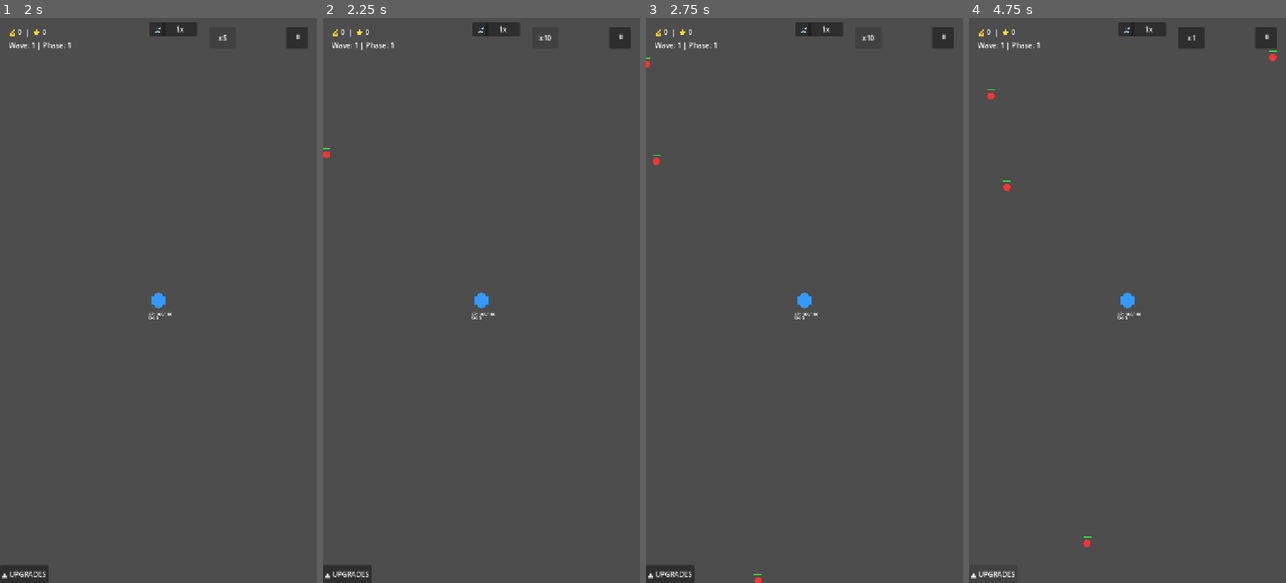
Above: before the commit, frames 1-4 (left to right).
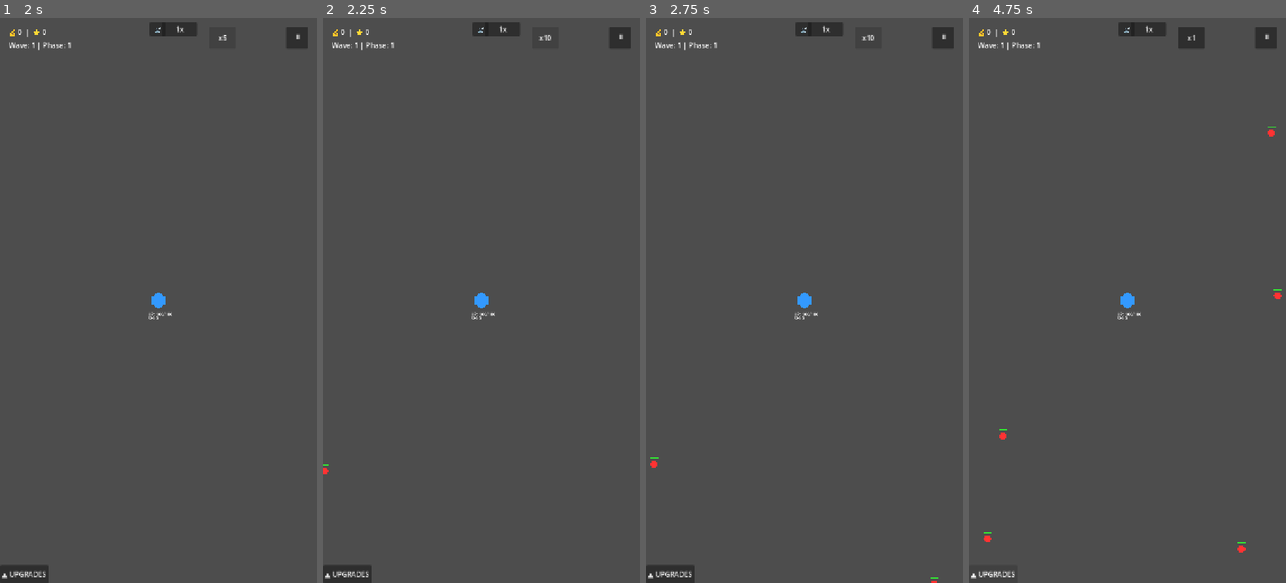
Above: after the commit, the same moments.

Repository: elydarstudio/Base_Defence
Game: Godot game, scene res://Scenes/StartMenu.tscn
The game is run twice, just before and just after one commit, with the same random seed, the same clock (stepped at 60 frames per second) and the same inputs. Sound files missing from this copy of the repository are replaced by a short silence.
Inputs:
- Up to frame 1 (2 s): click "PLAY" at 0.5 s; click "x1" at 1.25 s
- Up to frame 2 (2.25 s): click "x5" at 2 s
- Up to frame 3 (2.75 s): no input
- Up to frame 4 (4.75 s): click "x10" at 2.75 s; click "▲ UPGRADES" at 3.5 s; click "▼ UPGRADES" at 4.25 s

Frame 1 is identical in both runs. In frame 2, less than 0.1% of the frame differs, in the area x 0-3%, y 23-81%; in frame 3, 0.1%; in frame 4, 0.3%, in the area x 4-99%, y 5-95%.

Commit message:
Refactored main.gd added spawnmanager to handle all logic, functioning

Diff:
--- a/base-defence/Scripts/main.gd
+++ b/base-defence/Scripts/main.gd
@@ -2,10 +2,6 @@
 
 # ── Scenes ────────────────────────────────────
 var bullet_scene = preload("res://Scenes/projectile.tscn")
-var enemy_scene = preload("res://Scenes/enemy.tscn")
-var brute_scene = preload("res://Scenes/brute.tscn")
-var runner_scene = preload("res://Scenes/runner.tscn")
-var boss_scene = preload("res://Scenes/boss.tscn")
 var damage_number_scene = preload("res://Scenes/damage_number.tscn")
 
 # ── Game Speed ────────────────────────────────
@@ -13,8 +9,6 @@
 var speed_steps: Array = [1.0, 1.5, 2.0]
 
 # ── Spawn ─────────────────────────────────────
-var spawn_timer: float = 0.0
-var spawn_edge: int = 0
 var enemies_to_spawn: int = 0
 var enemies_spawned: int = 0
 var wave_complete: bool = false
@@ -178,35 +172,8 @@
 	"UTILLocked": 999,
 }
 
-
-func debug_check():
-	print("=== DEBUG CHECK START ===")
-
-	var base = get_node_or_null("Base")
-	print("Base exists:", base != null)
-
-	var ui = get_node_or_null("UI")
-	print("UI exists:", ui != null)
-
-	var panel = get_node_or_null("UI/UpgradePanel")
-	print("UpgradePanel exists:", panel != null)
-
-	var atk_btn = get_node_or_null("UI/UpgradePanel/ColumnsContainer/ATKColumn/ATKSpdButton")
-	print("ATKSpdButton exists:", atk_btn != null)
-
-	var tooltip = get_node_or_null("UI/TooltipPanel")
-	print("TooltipPanel exists:", tooltip != null)
-
-	print("=== DEBUG CHECK END ===")
-
-
 # ── Ready ─────────────────────────────────────
 func _ready():
-	enemy_scene = preload("res://Scenes/enemy.tscn")
-	brute_scene = preload("res://Scenes/brute.tscn")
-	runner_scene = preload("res://Scenes/runner.tscn")
-	boss_scene = preload("res://Scenes/boss.tscn")
-	damage_number_scene = preload("res://Scenes/damage_number.tscn")
 	phase = SaveManager.data.get("start_phase", 1)
 	difficulty = (phase - 1) * 10
 	$Base.set_bullet_scene(bullet_scene)
@@ -216,7 +183,8 @@
 	$UpgradeManager.apply_workshop_floors()
 	$UIManager.setup(self, $Base)
 	$UIManager.apply_unlock_level()
-	enemies_to_spawn = _get_wave_enemy_count()
+	$SpawnManager.setup(self)
+	enemies_to_spawn = $SpawnManager.get_wave_enemy_count()
 	tooltip_buttons = {
 		$UI/UpgradePanel/ColumnsContainer/ATKColumn/ATKSpdButton: "atk_spd",
 		$UI/UpgradePanel/ColumnsContainer/ATKColumn/DmgButton: "damage",
@@ -249,58 +217,7 @@
 func _process(delta):
 	if game_over or boss_wave or wave_complete:
 		return
-	spawn_timer += delta
-	var current_spawn_interval = (0.8 / (1.0 + (difficulty * 0.09))) * randf_range(0.8, 1.2)
-	if spawn_timer >= current_spawn_interval and enemies_spawned < enemies_to_spawn:
-		spawn_timer = 0.0
-		enemies_spawned += 1
-		_spawn_enemy()
-
-# ── Spawning ──────────────────────────────────
-func _get_wave_enemy_count() -> int:
-	return int(BASE_ENEMIES_PER_WAVE + (wave * ENEMIES_PER_WAVE_WAVE_SCALING) + (phase * ENEMIES_PER_WAVE_PHASE_SCALING))
-
-func _get_spawn_scene() -> PackedScene:
-	if phase < 2:
-		return enemy_scene
-	var brute_every: int = max(6, 10 - (phase - 2))
-	var runner_every: int = max(4, 8 - (phase - 3)) if phase >= 3 else 0
-	if runner_every > 0 and enemies_spawned % runner_every == 0:
-		return runner_scene
-	if enemies_spawned % brute_every == 0:
-		return brute_scene
-	return enemy_scene
-
-func _spawn_enemy():
-	var scene = _get_spawn_scene()
-	var e = scene.instantiate()
-	add_child(e)
-	e.setup($Base, self)
-	e.scale_to_wave(difficulty)
-	e.global_position = _random_edge_position()
-
-func _random_edge_position() -> Vector2:
-	spawn_edge = (spawn_edge + 1) % 6
-	match spawn_edge:
-		0: return Vector2(randf_range(-240, 960), -500)
-		1: return Vector2(randf_range(-240, 960), 1800)
-		2: return Vector2(-240, randf_range(-500, 1800))
-		3: return Vector2(-240, randf_range(-500, 1800))
-		4: return Vector2(960, randf_range(-500, 1800))
-		5: return Vector2(960, randf_range(-500, 1800))
-	return Vector2.ZERO
-
-func _spawn_boss():
-	boss_wave = true
-	boss_alive = true
-	var b = boss_scene.instantiate()
-	add_child.call_deferred(b)
-	b.setup($Base, self)
-	b.scale_to_phase(phase)
-	b.global_position = Vector2(360, -40)
-	$UI/WaveLabel.text = "⚠ BOSS WAVE ⚠ | Phase: " + str(phase)
-	$UIManager.boss_spawn_flash()
-	AudioManager.play(AudioManager.sfx_boss_spawn)
+	$SpawnManager.tick(delta)
 
 # ── Wave Progression ──────────────────────────
 func on_enemy_killed():
@@ -314,7 +231,7 @@
 	wave += 1
 	difficulty += 1
 	enemies_spawned = 0
-	enemies_to_spawn = _get_wave_enemy_count()
+	enemies_to_spawn = $SpawnManager.get_wave_enemy_count()
 	wave_complete = false
 	if wave % 10 != 0:
 		$UIManager.wave_complete_flash()
@@ -324,7 +241,7 @@
 	SaveManager.data["legacy_points"] += lp_total
 	SaveManager.save_game()
 	if wave % 10 == 0:
-		_spawn_boss()
+		$SpawnManager.spawn_boss()
 	else:
 		_update_ui()
 
@@ -335,7 +252,7 @@
 	phase += 1
 	difficulty += int(pow(phase, 1.8) * 3)
 	enemies_spawned = 0
-	enemies_to_spawn = _get_wave_enemy_count()
+	enemies_to_spawn = $SpawnManager.get_wave_enemy_count()
 	wave_complete = false
 	enemies_killed = 0
 	if phase > SaveManager.data["max_start_phase"]:
@@ -385,7 +302,6 @@
 
 func _update_ui():
 	$UIManager.update_ui()
-
 
 func _on_tooltip_timer_timeout():
 	$UIManager.on_tooltip_timer_timeout()
@@ -418,7 +334,6 @@
 		SaveManager.save_game()
 		$UIManager.apply_unlock_level()
 
-
 # ── Pause ─────────────────────────────────────
 func _on_pause_button_pressed():
 	get_tree().paused = true
--- /dev/null
+++ b/base-defence/Scripts/spawnmanager.gd
@@ -0,0 +1,80 @@
+extends Node
+
+# ══════════════════════════════════════════════
+# SpawnManager
+# Owns all enemy spawn logic for the main game scene.
+# Add as child of Main, call setup() in main._ready().
+# Future game modes override spawn behavior here only.
+# ══════════════════════════════════════════════
+
+var main: Node = null
+
+var enemy_scene: PackedScene = preload("res://Scenes/enemy.tscn")
+var brute_scene: PackedScene = preload("res://Scenes/brute.tscn")
+var runner_scene: PackedScene = preload("res://Scenes/runner.tscn")
+var boss_scene: PackedScene = preload("res://Scenes/boss.tscn")
+
+var spawn_timer: float = 0.0
+var spawn_edge: int = 0
+
+func setup(main_node: Node) -> void:
+	main = main_node
+
+# ── Wave enemy count ──────────────────────────
+func get_wave_enemy_count() -> int:
+	return int(main.BASE_ENEMIES_PER_WAVE + (main.wave * main.ENEMIES_PER_WAVE_WAVE_SCALING) + (main.phase * main.ENEMIES_PER_WAVE_PHASE_SCALING))
+
+# ── Spawn tick — call from main._process() ────
+func tick(delta: float) -> void:
+	spawn_timer += delta
+	var current_spawn_interval = (0.8 / (1.0 + (main.difficulty * 0.09))) * randf_range(0.8, 1.2)
+	if spawn_timer >= current_spawn_interval and main.enemies_spawned < main.enemies_to_spawn:
+		spawn_timer = 0.0
+		main.enemies_spawned += 1
+		_spawn_enemy()
+
+# ── Enemy selection ───────────────────────────
+func _get_spawn_scene() -> PackedScene:
+	if main.phase < 2:
+		return enemy_scene
+	var brute_every: int = max(6, 10 - (main.phase - 2))
+	var runner_every: int = max(4, 8 - (main.phase - 3)) if main.phase >= 3 else 0
+	if runner_every > 0 and main.enemies_spawned % runner_every == 0:
+		return runner_scene
+	if main.enemies_spawned % brute_every == 0:
+		return brute_scene
+	return enemy_scene
+
+# ── Spawn enemy ───────────────────────────────
+func _spawn_enemy() -> void:
+	var scene = _get_spawn_scene()
+	var e = scene.instantiate()
+	main.add_child(e)
+	e.setup(main.get_node("Base"), main)
+	e.scale_to_wave(main.difficulty)
+	e.global_position = _random_edge_position()
+
+# ── Spawn boss ────────────────────────────────
+func spawn_boss() -> void:
+	main.boss_wave = true
+	main.boss_alive = true
+	var b = boss_scene.instantiate()
+	main.add_child.call_deferred(b)
+	b.setup(main.get_node("Base"), main)
+	b.scale_to_phase(main.phase)
+	b.global_position = Vector2(360, -40)
+	main.get_node("UI/WaveLabel").text = "⚠ BOSS WAVE ⚠ | Phase: " + str(main.phase)
+	main.get_node("UIManager").boss_spawn_flash()
+	AudioManager.play(AudioManager.sfx_boss_spawn)
+
+# ── Edge positions ────────────────────────────
+func _random_edge_position() -> Vector2:
+	spawn_edge = (spawn_edge + 1) % 6
+	match spawn_edge:
+		0: return Vector2(randf_range(-240, 960), -500)
+		1: return Vector2(randf_range(-240, 960), 1800)
+		2: return Vector2(-240, randf_range(-500, 1800))
+		3: return Vector2(-240, randf_range(-500, 1800))
+		4: return Vector2(960, randf_range(-500, 1800))
+		5: return Vector2(960, randf_range(-500, 1800))
+	return Vector2.ZERO
--- a/base-defence/main.tscn
+++ b/base-defence/main.tscn
@@ -5,6 +5,7 @@
 [ext_resource type="Script" uid="uid://yp36w3gewaxo" path="res://Scripts/economymanager.gd" id="3_h2yge"]
 [ext_resource type="Script" uid="uid://bmj1kkl342pan" path="res://Scripts/upgrademanager.gd" id="4_1bvp3"]
 [ext_resource type="Script" uid="uid://dh4td6q8fm1ca" path="res://Scripts/uimanager.gd" id="5_lquwl"]
+[ext_resource type="Script" uid="uid://clkxh22l8v5xt" path="res://Scripts/spawnmanager.gd" id="6_7mycd"]
 
 [sub_resource type="CircleShape2D" id="CircleShape2D_0xm2m"]
 radius = 30.0
@@ -369,6 +370,9 @@
 
 [node name="UIManager" type="Node" parent="." unique_id=1976316324]
 script = ExtResource("5_lquwl")
+
+[node name="SpawnManager" type="Node" parent="." unique_id=69405714]
+script = ExtResource("6_7mycd")
 
 [connection signal="pressed" from="UI/GameOverScreen/RestartButton" to="." method="_on_restart_button_pressed"]
 [connection signal="pressed" from="UI/GameOverScreen/MenuButton" to="." method="_on_menu_button_pressed"]
Not shown, added: base-defence/Scripts/spawnmanager.gd.uid
